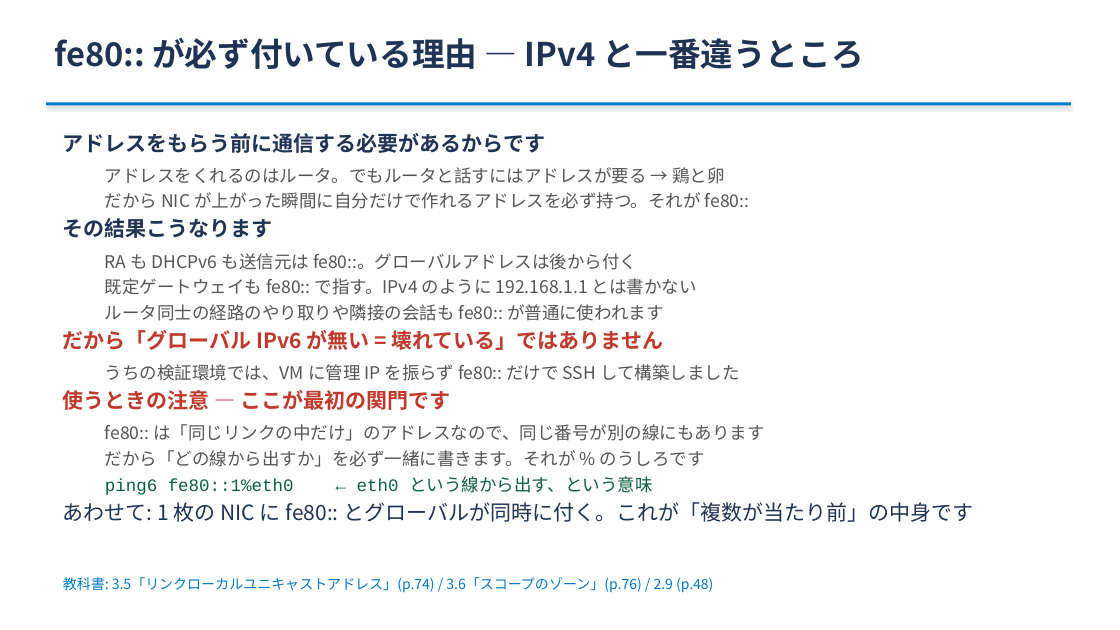
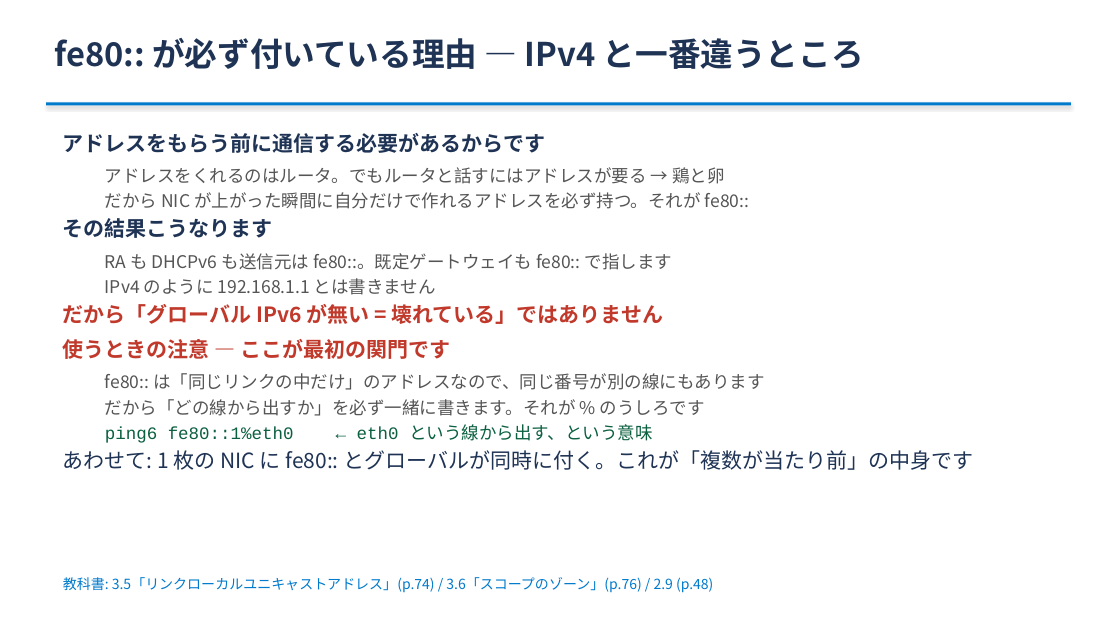
Before and after one commit to ginchankawaii/claude-code-book-template, a slide deck: slide 13 of docs/ipoe-lab/slides/setsumeikai.pptx. Drawn at 1120x630 pixels with LibreOffice and Linux fonts; fonts in the diff are those of the drawing. Boxes give left, top, right and bottom in pixels: in the first picture for what was removed or moved away, otherwise in the second. Text is boxed around its words. In the diff, an @@ line names an element or a change of style, - is before the commit and + after.

```diff
--- a/docs/ipoe-lab/slides/setsumeikai.pptx
+++ b/docs/ipoe-lab/slides/setsumeikai.pptx
@@ text at (x1=105, y1=253, x2=672, y2=295): text changed @@
-  RA も DHCPv6 も送信元は fe80::。グローバルアドレスは後から付く
-  既定ゲートウェイも fe80:: で指す。IPv4 のように 192.168.1.1 とは書かない
-  ルータ同士の経路のやり取りや隣接の会話も fe80:: が普通に使われます
+  RA も DHCPv6 も送信元は fe80::。既定ゲートウェイも fe80:: で指します
+  IPv4 のように 192.168.1.1 とは書きません
@@ text at (x1=105, y1=364, x2=739, y2=381): paragraph removed @@
-  うちの検証環境では、VM に管理 IP を振らず fe80:: だけで SSH して構築しました
```
Also in this commit, not shown: 6 other slides changed, 1 slide added, 3 other files.
